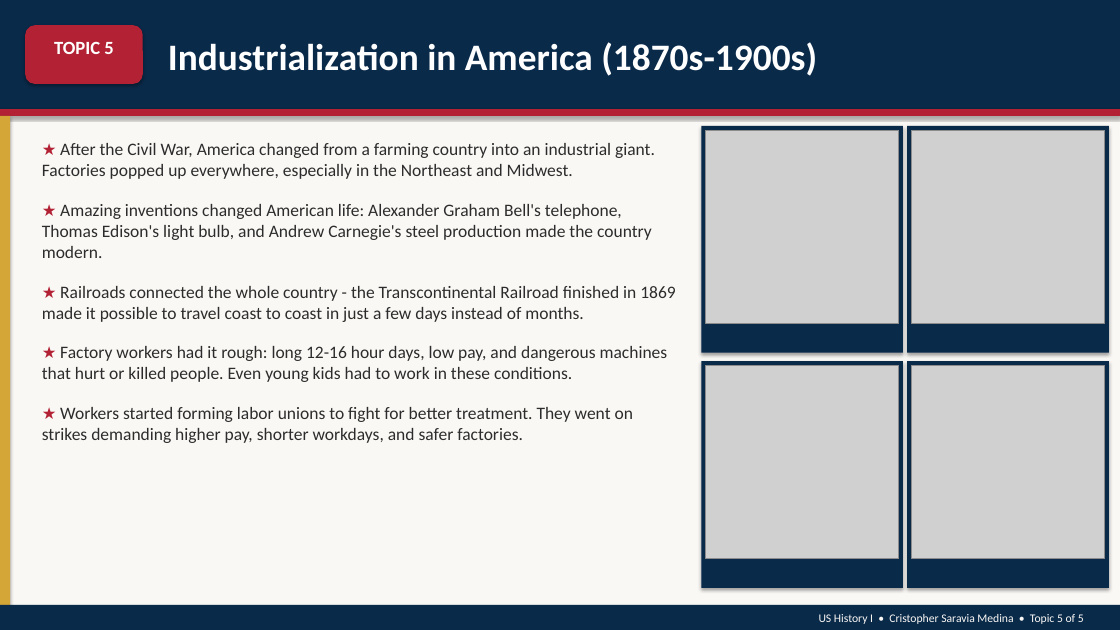
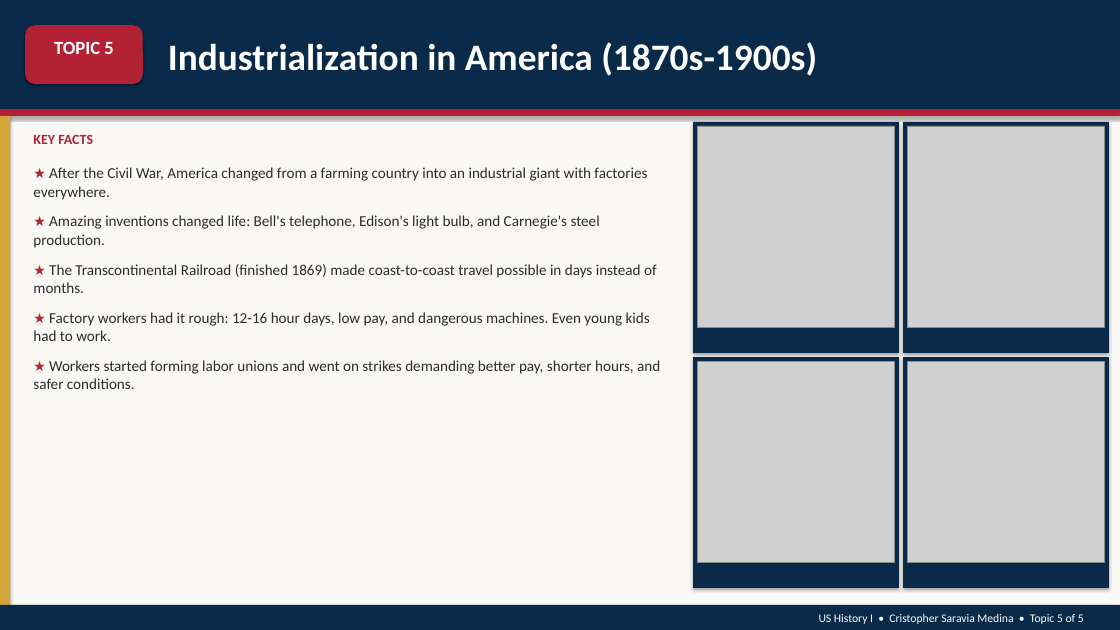
Before and after one commit to Damnbebo/nextsett, a slide deck: slide 10 of US_History_Final_Project_Cristopher_Saravia_Medina.pptx (slide 6 before the commit). Drawn at 1120x630 pixels with LibreOffice and Linux fonts; fonts in the diff are those of the drawing; grey boxes stand for pictures. Boxes give left, top, right and bottom in pixels: in the first picture for what was removed or moved away, otherwise in the second. Text is boxed around its words. In the diff, an @@ line names an element or a change of style, - is before the commit and + after.

```diff
--- a/US_History_Final_Project_Cristopher_Saravia_Medina.pptx
+++ b/US_History_Final_Project_Cristopher_Saravia_Medina.pptx
@@ text added at (33, 135, 93, 144), 12 pt, text #B22234, bold @@
+KEY FACTS
@@ rectangle: place and size @@
-rectangle at (702, 126, 903, 353)
+rectangle at (693, 122, 899, 353)
@@ picture: place and size @@
-picture at (706, 130, 899, 323)
+picture at (697, 126, 895, 328)
@@ rectangle: place and size @@
-rectangle at (907, 126, 1109, 353)
+rectangle at (903, 122, 1109, 353)
@@ picture: place and size @@
-picture at (912, 130, 1105, 323)
+picture at (907, 126, 1105, 328)
@@ text at (33, 167, 660, 389): text changed; size 15 to 13 pt @@
-★ After the Civil War, America changed from a farming country into an industrial giant. Factories popped up everywhere, especially in the Northeast and Midwest.
-★ Amazing inventions changed American life: Alexander Graham Bell's telephone, Thomas Edison's light bulb, and Andrew Carnegie's steel production made the country modern.
-★ Railroads connected the whole country - the Transcontinental Railroad finished in 1869 made it possible to travel coast to coast in just a few days instead of months.
-★ Factory workers had it rough: long 12-16 hour days, low pay, and dangerous machines that hurt or killed people. Even young kids had to work in these conditions.
-★ Workers started forming labor unions to fight for better treatment. They went on strikes demanding higher pay, shorter workdays, and safer factories.
+★ After the Civil War, America changed from a farming country into an industrial giant with factories everywhere.
+★ Amazing inventions changed life: Bell's telephone, Edison's light bulb, and Carnegie's steel production.
+★ The Transcontinental Railroad (finished 1869) made coast-to-coast travel possible in days instead of months.
+★ Factory workers had it rough: 12-16 hour days, low pay, and dangerous machines. Even young kids had to work.
+★ Workers started forming labor unions and went on strikes demanding better pay, shorter hours, and safer conditions.
@@ rectangle: place and size @@
-rectangle at (702, 361, 903, 588)
+rectangle at (693, 357, 899, 588)
@@ rectangle: place and size @@
-rectangle at (907, 361, 1109, 588)
+rectangle at (903, 357, 1109, 588)
@@ picture: place and size @@
-picture at (706, 365, 899, 559)
+picture at (697, 361, 895, 563)
@@ picture: place and size @@
-picture at (912, 365, 1105, 559)
+picture at (907, 361, 1105, 563)
```
Also in this commit, not shown: 5 other slides changed, 5 slides added, 1 other file.
